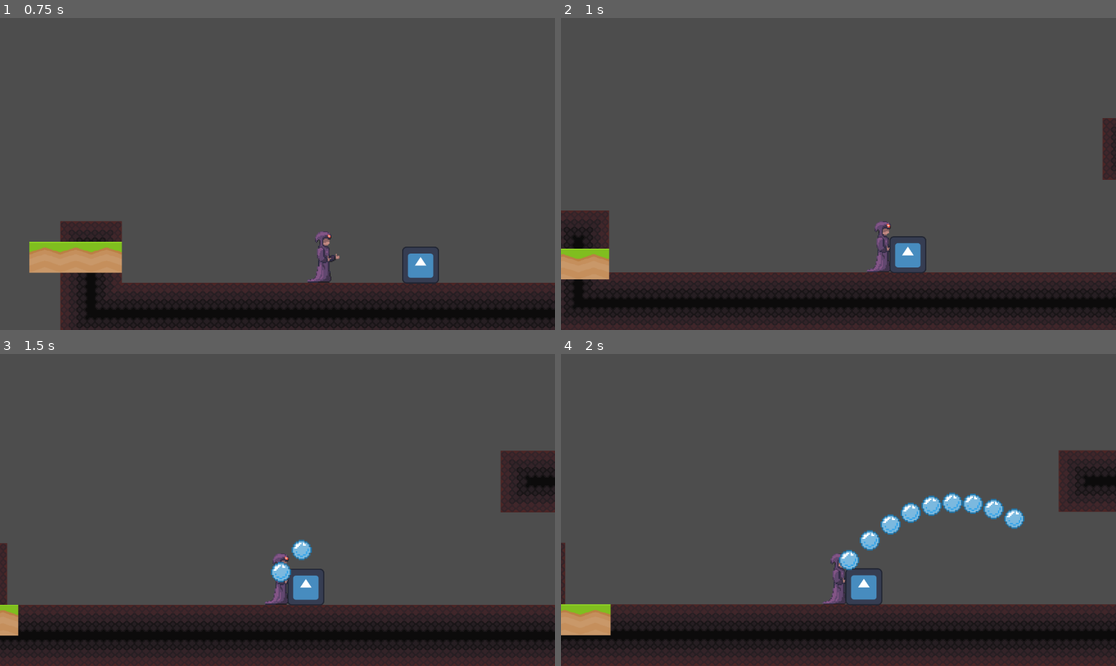
Above: before the commit, frames 1-4 (two rows, left to right).
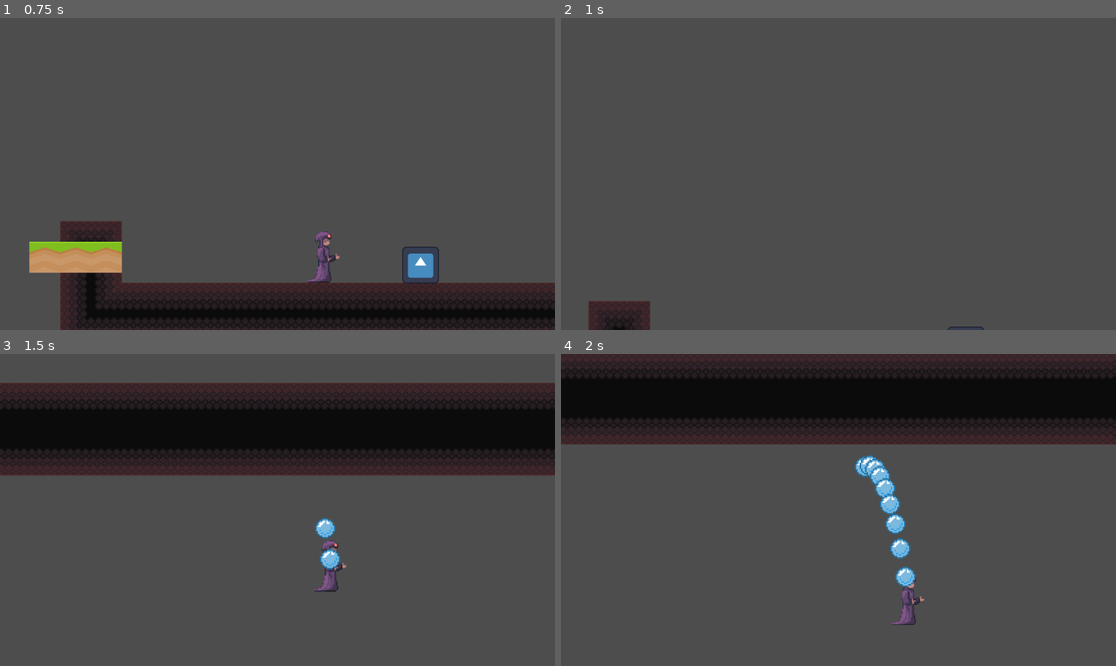
Above: after the commit, the same moments.

Repository: hanseei/superwizquest
Game: Godot game, scene res://Assets/Nodes/Scenes/TestStage.tscn
The game is run twice, just before and just after one commit, with the same random seed, the same clock (stepped at 60 frames per second) and the same inputs. The engine's default icon, where the game draws it, is replaced by a stand-in: a white triangle on a blue panel in a dark square.
Inputs:
- Up to frame 1 (0.75 s): hold D (move_right) from 0.53 s (still down); hold Shift (shift) from 0.53 s (still down)
- Up to frame 2 (1 s): keep holding D (move_right); keep holding Shift (shift); tap W (move_up) at 0.77 s
- Up to frame 3 (1.5 s): keep holding D (move_right); release Shift (shift) at 1.28 s; tap Space (space) at 1.35 s
- Up to frame 4 (2 s): keep holding D (move_right); tap W (move_up) at 1.52 s

Frame 1 is identical in both runs. In frame 2, 21% of the frame differs, in the area x 0-100%, y 32-100%; in frame 3, 52%; in frame 4, 55%, in the area x 0-100%, y 0-100%.

Commit message:
Fixed collision for basic enemy

Diff:
--- a/Assets/Nodes/Actors/NPCs/basic_enemy.tscn
+++ b/Assets/Nodes/Actors/NPCs/basic_enemy.tscn
@@ -7,7 +7,7 @@
 size = Vector2(127, 127)
 
 [node name="BasicEnemy" type="RigidBody2D"]
-collision_layer = 7
+collision_layer = 4
 collision_mask = 7
 contact_monitor = true
 max_contacts_reported = 10
--- a/Assets/Nodes/Scenes/TestStage.tscn
+++ b/Assets/Nodes/Scenes/TestStage.tscn
@@ -354,6 +354,7 @@
 
 [node name="Player" parent="." instance=ExtResource("2_kuskl")]
 position = Vector2(129, 502)
+collision_mask = 17
 
 [node name="Camera2D" type="Camera2D" parent="Player"]
 offset = Vector2(0, -64)
